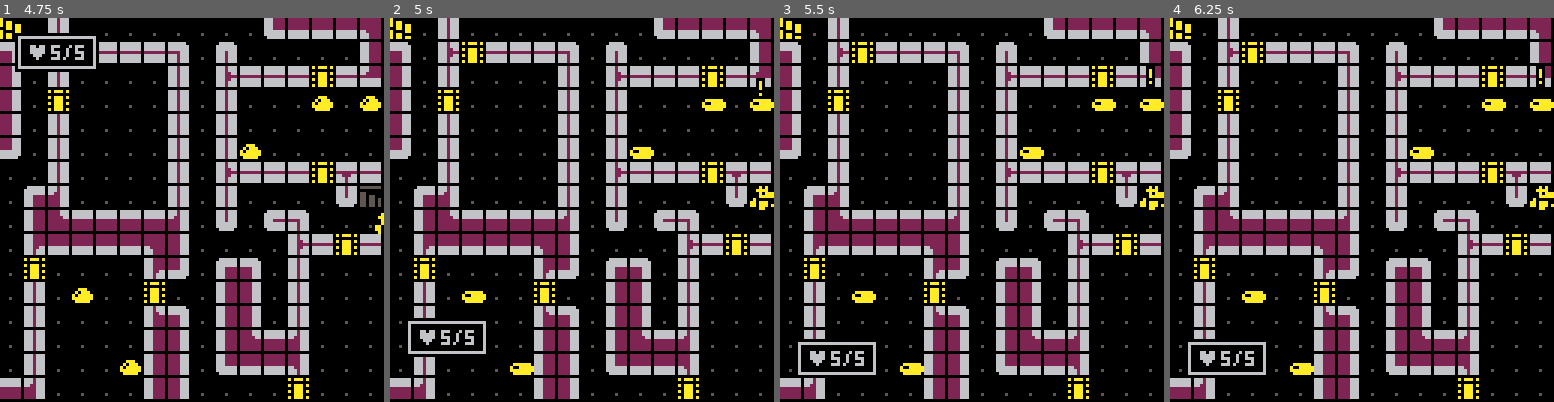
Above: before the commit, frames 1-4 (left to right).
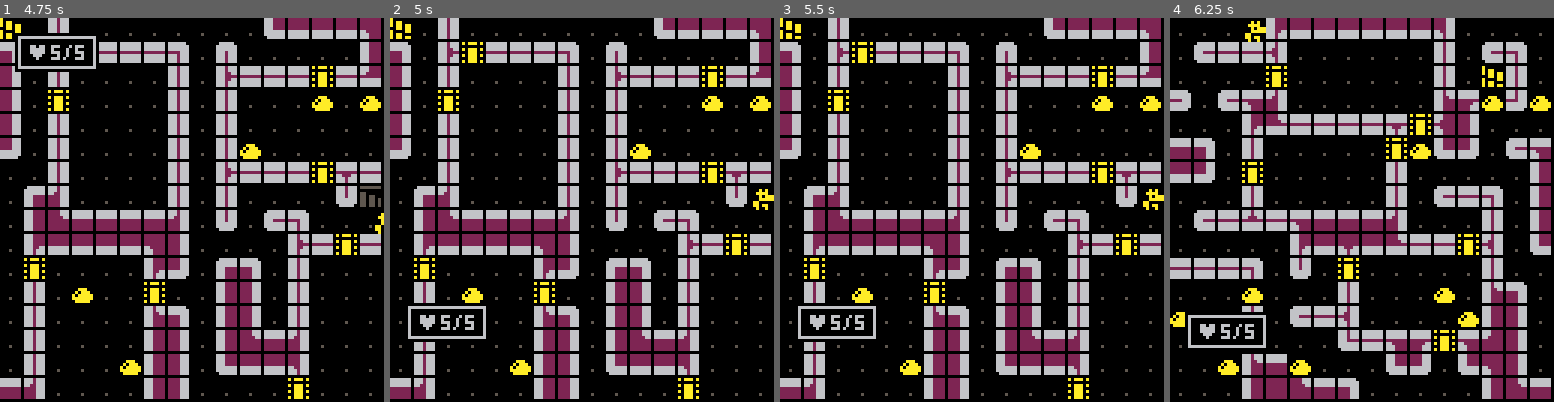
Above: after the commit, the same moments.

Repository: gabriel-jm/pico8-games
Game: PICO-8 cartridge porklike.p8
The game is run twice, just before and just after one commit, with the same random seed, the same clock (stepped at 60 frames per second) and the same inputs.
Inputs:
- Up to frame 1 (4.75 s): tap X (X key) at 0.33, 1.07, 1.85, 2.97, 4.08 s; tap O (Z key) at 0.7, 1.7, 2.1, 2.5, 2.9, 3.3, 3.7, 4.1, 4.5 s; hold Right 1.6-2.1 s; hold Up 2.15-2.42 s; hold Right 2.47-3.03 s; hold Left 3.08-3.58 s; hold Down 3.63-3.97 s; hold Right 4.02-4.68 s; hold Up from 4.73 s (still down)
- Up to frame 2 (5 s): keep holding Up; tap O (Z key) at 4.9 s
- Up to frame 3 (5.5 s): release Up at 5.03 s; hold Left from 5.08 s (still down); tap X (X key) at 5.2 s; tap O (Z key) at 5.3 s
- Up to frame 4 (6.25 s): release Left at 5.68 s; tap O (Z key) at 5.7, 6.1 s; hold Down 5.73-6.03 s; hold Right from 6.08 s (still down)

Frame 1 is identical in both runs. In frame 2, 1.7% of the frame differs, in the area x 4-100%, y 15-93%; in frame 3, 2.2%; in frame 4, 46%, in the area x 0-100%, y 0-100%.

Commit message:
porklike - lesson 41 middle

Diff:
--- a/porklike.p8
+++ b/porklike.p8
@@ -97,15 +97,10 @@
 	-- list of floating text
 	floaters={}
 
-	-- fog map
-	fog=blank_map()
-
 	_upd=update_game
 	_drw=draw_game
 
 	gen_floor(0)
-
-	unfog()
 end
 -->8
 -- updates
@@ -1321,6 +1316,8 @@
 	mobs={}
 	add(mobs,plyr)
 
+	fog=blank_map()
+
 	if floor==0 then
 		return copy_map(16,0)
 	end
@@ -1329,7 +1326,9 @@
 		return copy_map(32,0)
 	end
 
+	fog=blank_map(1)
 	map_gen()
+	unfog()
 end
 
 function map_gen()
@@ -1932,7 +1931,7 @@
 66066606066066000660660066066606000000000000000000000000000000000000000000000000000000000000000000000000000000000000000000000000
 00600600000660000060060000066000000000000000000000000000000000000000000000000000000000000000000000000000000000000000000000000000
 __gff__
-0000050500000303030103010307020001010101010101010101010101010101010101010101010101010101010101010101010101010101010101010101000000000000000000000000000000000000000000000000000000000000000000000000000000000000000000000000000000000000000000000000000000000000
+0000050500000303030103010307020005050505050505050505050505050505050505050505050505050505050505050505050505050505050505050505000000000000000000000000000000000000000000000000000000000000000000000000000000000000000000000000000000000000000000000000000000000000
 0000000000000000000000000000000000000000000000000000000000000000000000000000000000000000000000000000000000000000000000000000000000000000000000000000000000000000000000000000000000000000000000000000000000000000000000000000000000000000000000000000000000000000
 __map__
 0202020202020202020202020202020200000000000000000000000000000000000000000000000000000000000000000000000000000000000000000000000000000000000000000000000000000000000000000000000000000000000000000000000000000000000000000000000000000000000000000000000000000000
